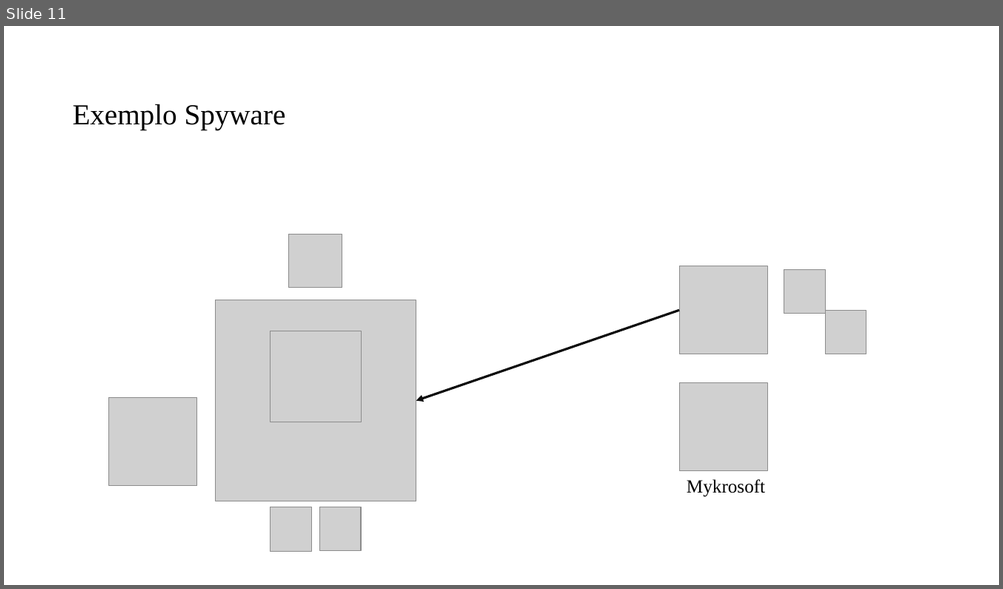
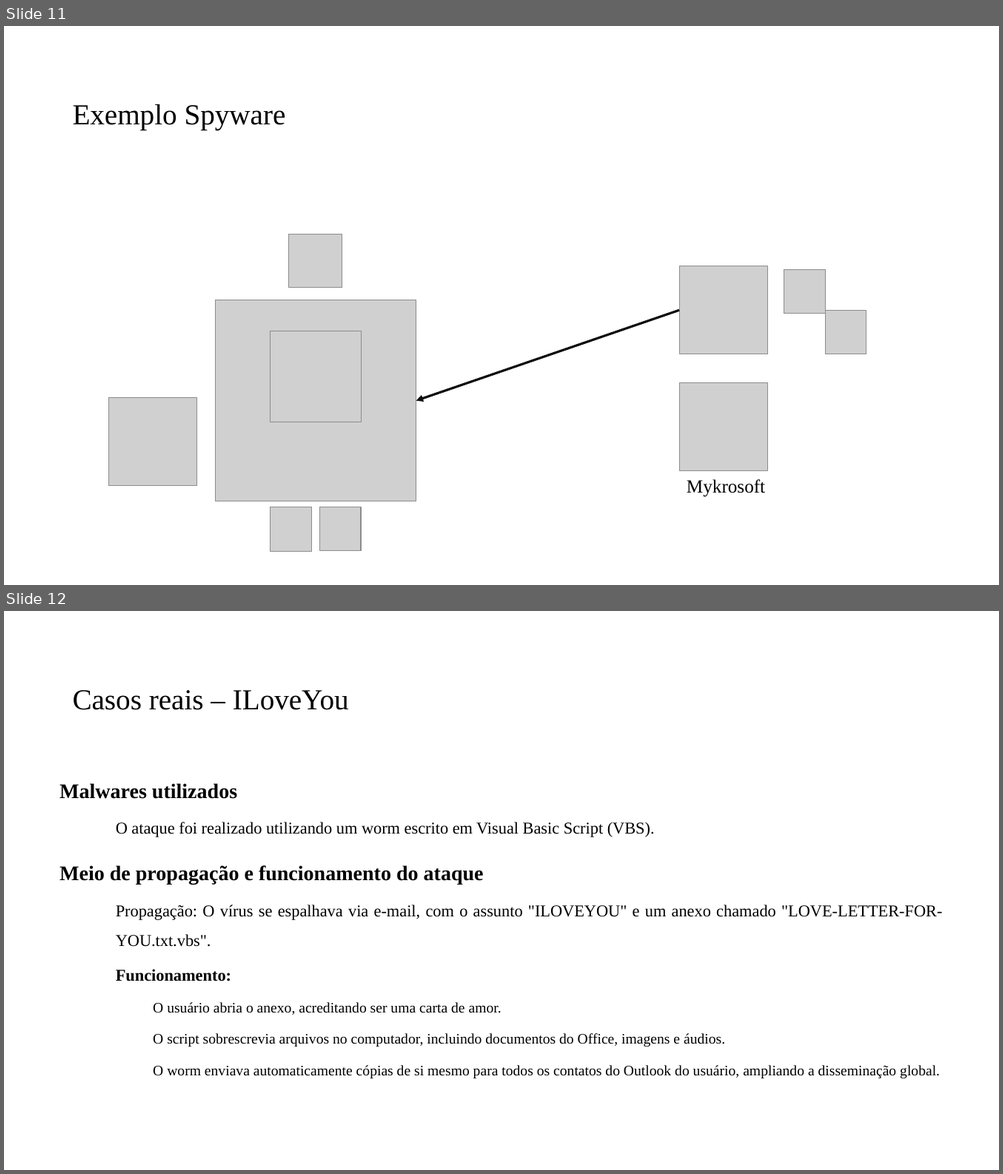
Before and after one commit to PedroMiho/UMC, a slide deck: Segurança da Informação/Aula 02 - Ameaças Ciberneticas/Ameaças Ciberneticas.pptx. Shown one above the other, each under a label of ours: slide 11 before the commit, slides 11 and 12 after it. The pictures are 1003x589 and 1003x1174 pixels, drawn with LibreOffice and Linux fonts; fonts in the diff are those of the drawing; grey boxes stand for pictures; background and template pictures are left out. Boxes give left, top, right and bottom in pixels: in the first picture for what was removed or moved away, otherwise in the second. Text is boxed around its words. In the diff, an @@ line names an element or a change of style, - is before the commit and + after.

```diff
--- a/Segurança da Informação/Aula 02 - Ameaças Ciberneticas/Ameaças Ciberneticas.pptx
+++ b/Segurança da Informação/Aula 02 - Ameaças Ciberneticas/Ameaças Ciberneticas.pptx
@@ slide 12 added at [4,611,999,1170], background #FFFFFF @@
@@ title added at [73,690,349,710], 28 pt, text #000000 @@
+Casos reais – ILoveYou
@@ text added at [60,783,942,1079], 14 pt, text #000000 @@
+Malwares utilizados
+  O ataque foi realizado utilizando um worm escrito em Visual Basic Script (VBS).
+Meio de propagação e funcionamento do ataque
+  Propagação: O vírus se espalhava via e-mail, com o assunto "ILOVEYOU" e um anexo chamado "LOVE-LETTER-FOR-YOU.txt.vbs".
+  Funcionamento:
+    O usuário abria o anexo, acreditando ser uma carta de amor.
+    O script sobrescrevia arquivos no computador, incluindo documentos do Office, imagens e áudios.
+    O worm enviava automaticamente cópias de si mesmo para todos os contatos do Outlook do usuário, ampliando a disseminação global.
```
Also in this commit, not shown: 1 slide changed, 3 other slides added, 1 other file.
